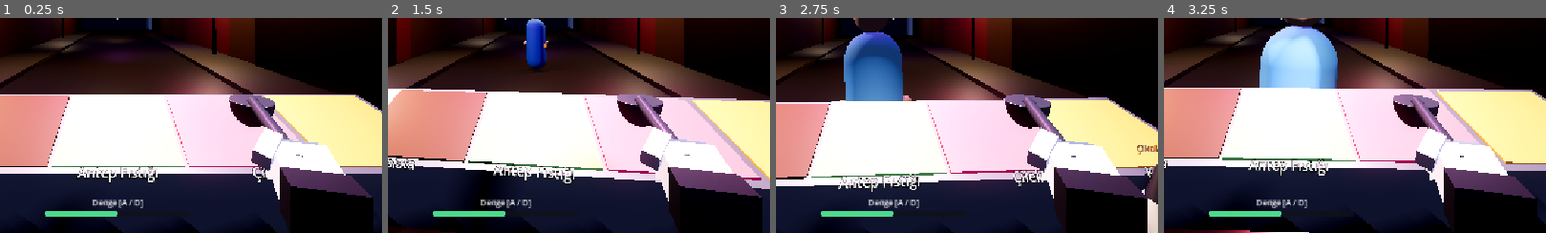
Above: before the commit, frames 1-4 (left to right).
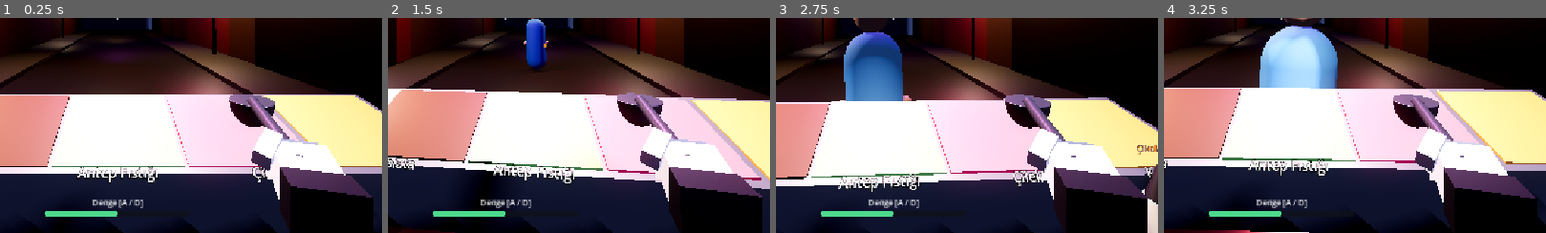
Above: after the commit, the same moments.

Repository: atalhatulu/maras-cream
Game: Godot game, scene res://scenes/main/main.tscn
The game is run twice, just before and just after one commit, with the same random seed, the same clock (stepped at 60 frames per second) and the same inputs.
Inputs (mouse positions are % of the whole screen's width and height, from its top left):
- Up to frame 1 (0.25 s): no input
- Up to frame 2 (1.5 s): move the mouse to (55, 50) at 0.52 s; hold D (balance_right) 0.53-1.28 s; hold F (flip_cone) 0.53-1.28 s; click (55, 50) at 0.67 s; move the mouse to (45, 50) at 1.27 s; hold A (balance_left) from 1.28 s (still down); click (45, 50) at 1.35 s
- Up to frame 3 (2.75 s): move the mouse to (52, 48) at 2.02 s; release A (balance_left) at 2.03 s; hold D (balance_right) from 2.03 s (still down); hold Right mouse button (secondary_interact) from 2.03 s (still down)
- Up to frame 4 (3.25 s): keep holding D (balance_right); move the mouse to (49, 52) at 2.77 s; release Right mouse button (secondary_interact) at 2.78 s; tap R (spin_cone) at 2.85 s; click (49, 52) at 2.92 s
The pictures show only the part of the screen within x 35-85%, y 50-100%; the shares and areas given below are measured in that part.

The runs differ from the first frame. In frame 1, less than 0.1% of the frame differs, in the area x 61-90%, y 36-99%; in frame 2, 0.2%, in the area x 60-98%, y 34-100%; in frame 3, less than 0.1%; in frame 4, less than 0.1%.

Commit message:
Stabilize scoop wrist interpolation and reset carried scoop jiggle

Diff:
--- a/scripts/player/right_hand.gd
+++ b/scripts/player/right_hand.gd
@@ -71,16 +71,21 @@
 		var live_dive_pos = _dive_target_pos + Vector3(0, scrape_lift, scrape_pull)
 		var live_dive_rot = Vector3(scrape_pitch, scrape_yaw, scrape_roll)
 
-		position = position.lerp(live_dive_pos, speed * delta)
-		rotation = rotation.lerp(live_dive_rot, speed * delta)
+		var blend := 1.0 - exp(-speed * delta)
+		position = position.lerp(live_dive_pos, blend)
+		rotation = rotation.lerp(live_dive_rot, blend)
 	else:
-		position = position.lerp(_base_local_pos, speed * delta)
-		rotation = rotation.lerp(Vector3.ZERO, speed * delta)
+		var blend := 1.0 - exp(-speed * delta)
+		position = position.lerp(_base_local_pos, blend)
+		rotation = rotation.lerp(Vector3.ZERO, blend)
 
 func _handle_jiggle_physics(delta: float) -> void:
 	if not ice_cream_scoop_mesh or current_scooped_flavor == null:
 		_jiggle_offset = Vector3.ZERO
 		_jiggle_velocity = Vector3.ZERO
+		_prev_world_pos = global_position
+		if ice_cream_scoop_mesh:
+			ice_cream_scoop_mesh.position = Vector3(0, 0.01, -0.2)
 		return
 
 	var current_world_pos = global_position
